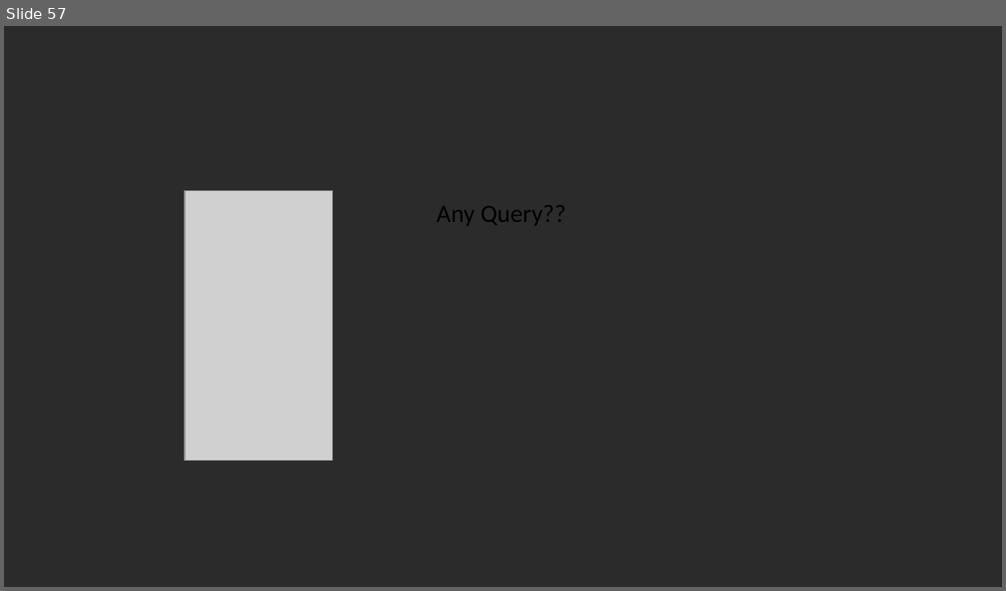
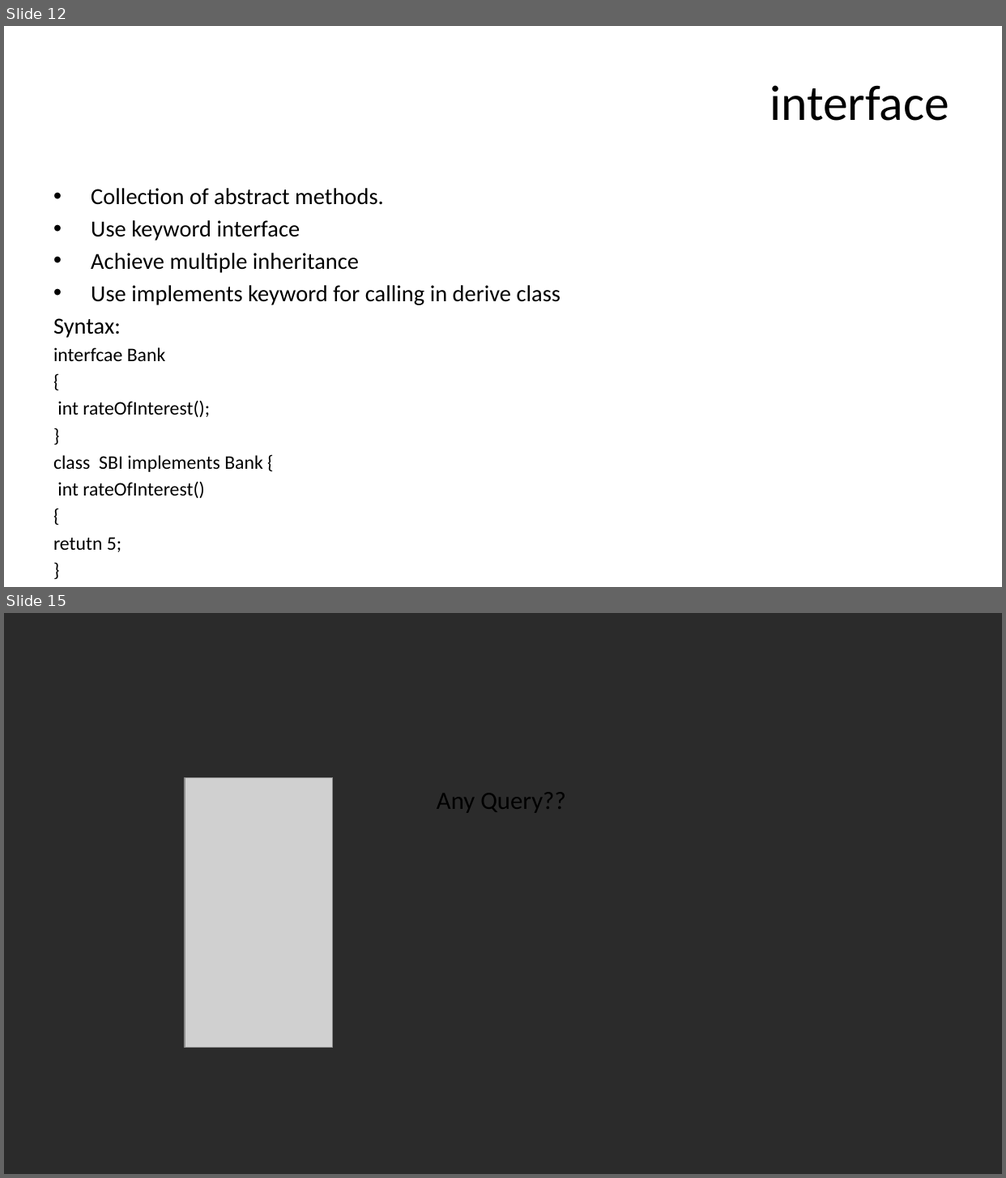
Before and after one commit to vishalamc/CAP615, a slide deck: CAP615-working with arrays and strings.pptx. Shown one above the other, each under a label of ours: slide 57 before the commit, slides 12 and 15 after it; the slides between them are not shown. The pictures are 1006x591 and 1006x1178 pixels, drawn with LibreOffice and Linux fonts; fonts in the diff are those of the drawing; grey boxes stand for pictures; background and template pictures are left out; a plain dark background stands for a picture behind light text. Boxes give left, top, right and bottom in pixels: in the first picture for what was removed or moved away, otherwise in the second. Text is boxed around its words. In the diff, an @@ line names an element or a change of style, - is before the commit and + after.

```diff
--- a/CAP615-working with arrays and strings.pptx
+++ b/CAP615-working with arrays and strings.pptx
@@ slide 12 added at bbox=[4, 26, 1002, 587], background picture (left out) @@
@@ title added at bbox=[769, 85, 949, 121], 36 pt, text #000000 @@
+interface
@@ text added at bbox=[53, 188, 561, 552], 16.6 pt, text #000000 @@
+• Collection of abstract methods.
+• Use keyword interface
+• Achieve multiple inheritance
+• Use implements keyword for calling in derive class
+Syntax:
+interfcae Bank
+{
+int rateOfInterest();
+}
+class SBI implements Bank {
+int rateOfInterest()
+{
+retutn 5;
+}
+}
@@ what was slide 57 is now slide 15 @@
```
Also in this commit, not shown: 12 other slides added, 55 slides removed.
